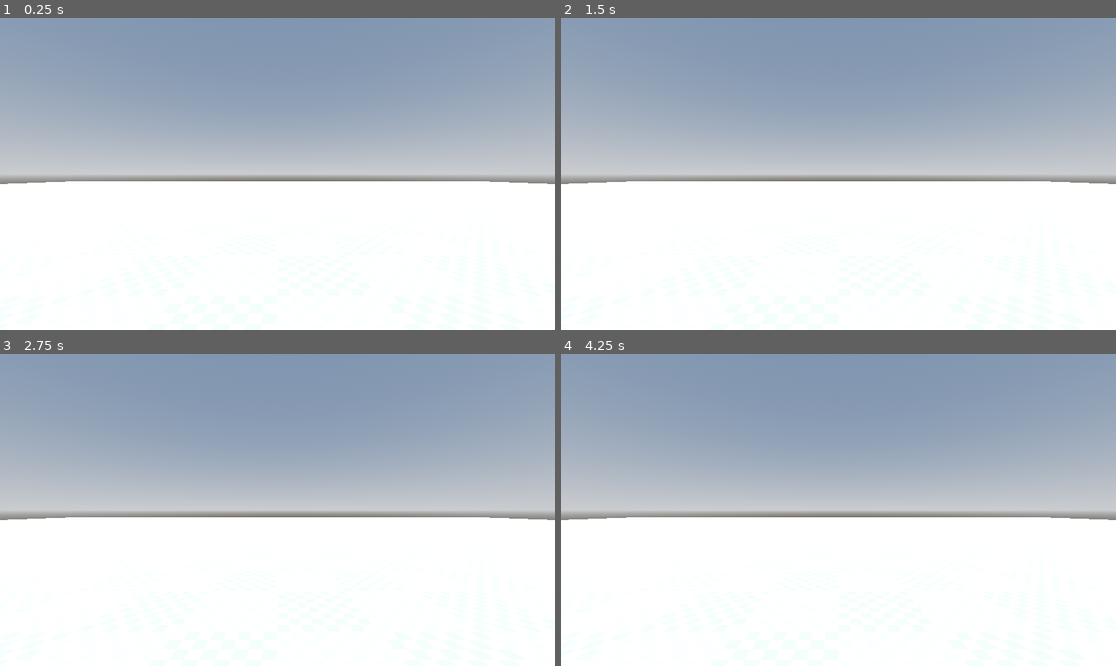
Above: before the commit, frames 1-4 (two rows, left to right).
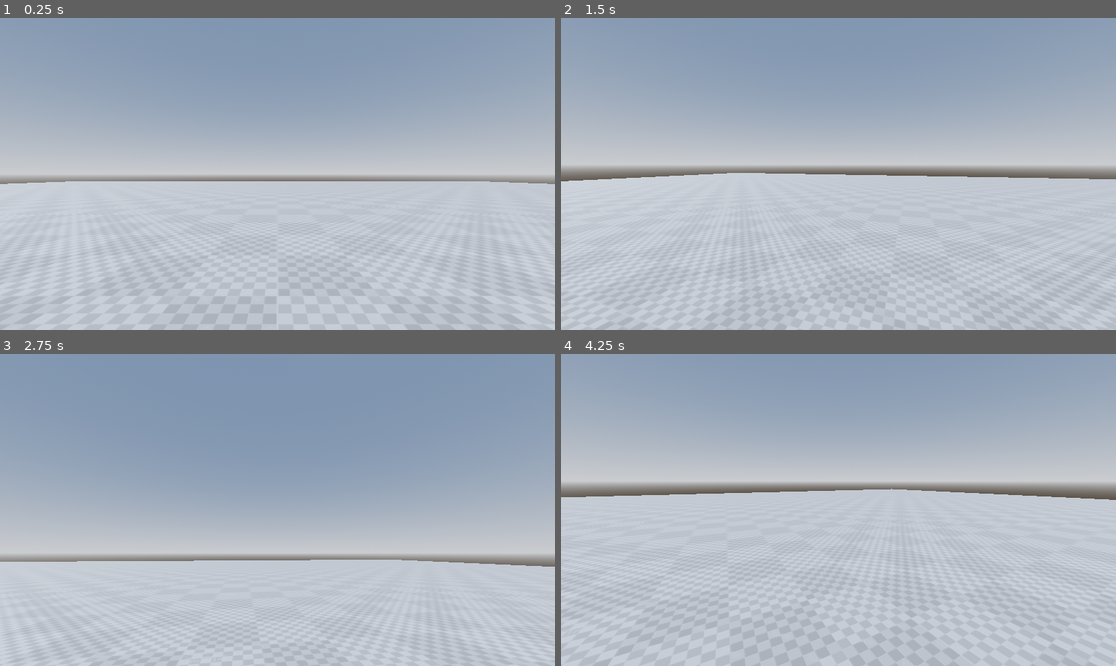
Above: after the commit, the same moments.

Repository: MagmaC4/Envelope
Game: Godot game, scene res://Scenes/master.tscn
Same seed, same stepped clock (60 frames per second), same inputs: the game is played once before the commit and once after it.
Inputs (mouse positions are in pixels of both pictures, inside the frame that each line leads up to):
- Up to frame 1 (0.25 s): no input
- Up to frame 2 (1.5 s): tap Enter at 0.5 s; move the mouse to (960, 158) at 0.52 s; press the mouse at (960, 158) at 0.53 s; hold D (move_right, bound only after the commit) 0.53-1.28 s; tap Space (move_jump, bound only after the commit) at 0.77, 1.07 s; tap Shift (sprint, bound only after the commit) at 0.8, 1.35 s; move the mouse to (727, 189) at 1.27 s; release the mouse at (727, 189) at 1.28 s; hold S (move_backward, bound only after the commit) from 1.28 s (still down)
- Up to frame 3 (2.75 s): tap Space (move_jump, bound only after the commit) at 1.52, 1.55, 1.82, 2.1 s; move the mouse to (333, 441) at 2.02 s; release S (move_backward, bound only after the commit) at 2.03 s; press the mouse at (333, 441) at 2.03 s; hold D (move_right, bound only after the commit) from 2.03 s (still down)
- Up to frame 4 (4.25 s): move the mouse to (810, 572) at 2.77 s; release D (move_right, bound only after the commit) at 2.78 s; release the mouse at (810, 572) at 2.78 s; hold W (move_forward, bound only after the commit) 2.78-3.53 s; click (810, 572) at 2.85 s; tap Space (move_jump, bound only after the commit) at 3.02, 3.32, 3.77, 3.8, 4.07 s; tap Shift (sprint, bound only after the commit) at 3.05 s; move the mouse to (1005, 556) at 3.52 s; hold A (move_left, bound only after the commit) from 3.53 s (still down); hold Shift (sprint, bound only after the commit) from 3.53 s (still down); tap Escape (ui_cancel) at 4.15 s

The runs differ from the first frame. In frame 1, 48% of the frame differs, in the area x 0-100%, y 52-100%; in frame 2, 52%; in frame 3, 60%, in the area x 0-100%, y 36-100%; in frame 4, 55%.

Commit message:
Add basic player movement and camera controls

Diff:
--- a/Assets/Materials/test_grid_1.tres
+++ /dev/null
@@ -1,9 +0,0 @@
-[gd_resource type="StandardMaterial3D" format=3 uid="uid://m8326m50smh5"]
-
-[ext_resource type="Texture2D" uid="uid://d1m3hyrlavu3e" path="res://Assets/Materials/test_grid_1.png" id="1_15w3e"]
-
-[resource]
-albedo_texture = ExtResource("1_15w3e")
-uv1_scale = Vector3(0.2, 0.2, 0.2)
-uv1_triplanar = true
-uv1_world_triplanar = true
--- /dev/null
+++ b/Assets/Materials/test_grid_gray.tres
@@ -0,0 +1,10 @@
+[gd_resource type="StandardMaterial3D" format=3 uid="uid://m8326m50smh5"]
+
+[ext_resource type="Texture2D" uid="uid://db5xsek3jdycq" path="res://Assets/Materials/test_grid.png" id="1_pnxux"]
+
+[resource]
+albedo_color = Color(0.43134022, 0.43134025, 0.43134025, 1)
+albedo_texture = ExtResource("1_pnxux")
+uv1_scale = Vector3(0.2, 0.2, 0.2)
+uv1_triplanar = true
+uv1_world_triplanar = true
--- a/Scenes/master.tscn
+++ b/Scenes/master.tscn
@@ -1,6 +1,6 @@
 [gd_scene format=3 uid="uid://t36gu0pei00o"]
 
-[ext_resource type="Material" uid="uid://m8326m50smh5" path="res://Assets/Materials/test_grid_1.tres" id="1_dla66"]
+[ext_resource type="Material" uid="uid://m8326m50smh5" path="res://Assets/Materials/test_grid_gray.tres" id="1_dla66"]
 [ext_resource type="PackedScene" uid="uid://dkxgf5ykudbxe" path="res://Scenes/player.tscn" id="2_ui57x"]
 
 [sub_resource type="ProceduralSkyMaterial" id="ProceduralSkyMaterial_dla66"]
@@ -27,6 +27,7 @@
 [node name="DirectionalLight3D" type="DirectionalLight3D" parent="." unique_id=1673396798]
 transform = Transform3D(-0.8660254, -0.43301278, 0.25, 0, 0.49999997, 0.86602545, -0.50000006, 0.75, -0.43301266, 0, 0, 0)
 shadow_enabled = true
+metadata/_edit_lock_ = true
 
 [node name="WorldEnvironment" type="WorldEnvironment" parent="." unique_id=1096933158]
 environment = SubResource("Environment_2xxif")
--- a/Scenes/player.tscn
+++ b/Scenes/player.tscn
@@ -1,18 +1,21 @@
 [gd_scene format=3 uid="uid://dkxgf5ykudbxe"]
+
+[ext_resource type="Script" uid="uid://b17vxcw4ug5jq" path="res://Scripts/player_movement.gd" id="1_v0iea"]
+[ext_resource type="Script" uid="uid://4w1m8h5kodfe" path="res://Scripts/camera_control.gd" id="2_cvnsp"]
 
 [sub_resource type="CapsuleMesh" id="CapsuleMesh_f60y1"]
 
 [sub_resource type="CapsuleShape3D" id="CapsuleShape3D_v0iea"]
 
-[node name="Player" type="Node3D" unique_id=674056149]
+[node name="Player" type="CharacterBody3D" unique_id=1001349575]
+script = ExtResource("1_v0iea")
 
 [node name="Camera3D" type="Camera3D" parent="." unique_id=491592900]
 transform = Transform3D(1, 0, 0, 0, 1, 0, 0, 0, 1, 0, 0.5, 0)
+script = ExtResource("2_cvnsp")
 
 [node name="MeshInstance3D" type="MeshInstance3D" parent="." unique_id=1771865676]
 mesh = SubResource("CapsuleMesh_f60y1")
 
-[node name="StaticBody3D" type="StaticBody3D" parent="." unique_id=348352515]
-
-[node name="CollisionShape3D" type="CollisionShape3D" parent="StaticBody3D" unique_id=1217961235]
+[node name="CollisionShape3D" type="CollisionShape3D" parent="." unique_id=1217961235]
 shape = SubResource("CapsuleShape3D_v0iea")
--- /dev/null
+++ b/Scripts/camera_control.gd
@@ -0,0 +1,39 @@
+extends Camera3D
+
+@export var camera_sensitivity_controller := 500
+@export var camera_sensitivity_mouse := 5
+var mouse_input : Vector2 = Vector2.ZERO
+
+# Called when the node enters the scene tree for the first time.
+func _ready():
+	# Lock mouse to window on ready
+	Input.mouse_mode = Input.MOUSE_MODE_CAPTURED
+
+func _physics_process(delta: float) -> void:
+	# Camera rotates only when mouse is focused
+	if (Input.mouse_mode == Input.MOUSE_MODE_CAPTURED):
+		handle_camera(delta)
+
+# Override _input function to keep track of MouseMotion
+# event is a variable that records all InputEvents
+func _input(event: InputEvent) -> void:
+	if event is InputEventMouseMotion:
+		mouse_input = event.relative
+	elif event.is_action_pressed("ui_cancel"):
+		# Unlock mouse to window
+		Input.mouse_mode = Input.MOUSE_MODE_VISIBLE
+	elif event.is_action_pressed("attack"):
+		# Lock mouse to window
+		Input.mouse_mode = Input.MOUSE_MODE_CAPTURED
+
+
+# handle camera rotation with input event (Mouse)
+func handle_camera(delta):
+	var look_input = (-1) * mouse_input
+	look_input = look_input  * camera_sensitivity_mouse * delta
+	# Rotate camera based on look_input vector
+	rotation_degrees.x += look_input.y
+	rotation_degrees.x = clampf(rotation_degrees.x, -90, 90)
+	rotation_degrees.y += look_input.x
+	# Reset mouse_input (necessary or else your mouse will feel like it's sliding)
+	mouse_input = Vector2.ZERO
--- /dev/null
+++ b/Scripts/player_movement.gd
@@ -0,0 +1,40 @@
+extends CharacterBody3D
+
+var SPEED = 3.5
+const JUMP_VELOCITY = 4.5
+@onready var camera : Camera3D = $Camera3D
+
+func _physics_process(delta: float) -> void:
+	# Player movement
+	handle_movement(delta)
+
+func handle_movement(delta):
+	# Add the gravity.
+	if not is_on_floor():
+		velocity += get_gravity() * delta
+
+	# Handle jump.
+	if Input.is_action_just_pressed("move_jump") and is_on_floor():
+		velocity.y = JUMP_VELOCITY
+
+	# Get the input direction and handle the movement/deceleration.
+	# As good practice, you should replace UI actions with custom gameplay actions.
+	var input_dir := Input.get_vector("move_left", "move_right", "move_forward", "move_backward")
+
+	# set direction of movement relative to camera
+	var direction := camera.global_basis * Vector3(input_dir.x, 0, input_dir.y)
+	direction.y = 0 # remove y component of camera direction
+	direction = direction.normalized() # normalize direction
+
+	var sprint_speed = 1
+	if (Input.is_action_pressed("sprint")):
+		sprint_speed = 1.5
+
+	if direction:
+		velocity.x = direction.x * SPEED * sprint_speed
+		velocity.z = direction.z * SPEED * sprint_speed
+	else:
+		velocity.x = move_toward(velocity.x, 0, SPEED)
+		velocity.z = move_toward(velocity.z, 0, SPEED)
+
+	move_and_slide()
--- a/project.godot
+++ b/project.godot
@@ -15,6 +15,48 @@
 config/features=PackedStringArray("4.6", "Forward Plus")
 config/icon="res://Assets/icon.svg"
 
+[input]
+
+move_forward={
+"deadzone": 0.2,
+"events": [Object(InputEventKey,"resource_local_to_scene":false,"resource_name":"","device":-1,"window_id":0,"alt_pressed":false,"shift_pressed":false,"ctrl_pressed":false,"meta_pressed":false,"pressed":false,"keycode":0,"physical_keycode":87,"key_label":0,"unicode":119,"location":0,"echo":false,"script":null)
+, Object(InputEventKey,"resource_local_to_scene":false,"resource_name":"","device":-1,"window_id":0,"alt_pressed":false,"shift_pressed":false,"ctrl_pressed":false,"meta_pressed":false,"pressed":false,"keycode":0,"physical_keycode":4194320,"key_label":0,"unicode":0,"location":0,"echo":false,"script":null)
+]
+}
+move_backward={
+"deadzone": 0.2,
+"events": [Object(InputEventKey,"resource_local_to_scene":false,"resource_name":"","device":-1,"window_id":0,"alt_pressed":false,"shift_pressed":false,"ctrl_pressed":false,"meta_pressed":false,"pressed":false,"keycode":0,"physical_keycode":83,"key_label":0,"unicode":115,"location":0,"echo":false,"script":null)
+, Object(InputEventKey,"resource_local_to_scene":false,"resource_name":"","device":-1,"window_id":0,"alt_pressed":false,"shift_pressed":false,"ctrl_pressed":false,"meta_pressed":false,"pressed":false,"keycode":0,"physical_keycode":4194322,"key_label":0,"unicode":0,"location":0,"echo":false,"script":null)
+]
+}
+move_left={
+"deadzone": 0.2,
+"events": [Object(InputEventKey,"resource_local_to_scene":false,"resource_name":"","device":-1,"window_id":0,"alt_pressed":false,"shift_pressed":false,"ctrl_pressed":false,"meta_pressed":false,"pressed":false,"keycode":0,"physical_keycode":65,"key_label":0,"unicode":97,"location":0,"echo":false,"script":null)
+, Object(InputEventKey,"resource_local_to_scene":false,"resource_name":"","device":-1,"window_id":0,"alt_pressed":false,"shift_pressed":false,"ctrl_pressed":false,"meta_pressed":false,"pressed":false,"keycode":0,"physical_keycode":4194319,"key_label":0,"unicode":0,"location":0,"echo":false,"script":null)
+]
+}
+move_right={
+"deadzone": 0.2,
+"events": [Object(InputEventKey,"resource_local_to_scene":false,"resource_name":"","device":-1,"window_id":0,"alt_pressed":false,"shift_pressed":false,"ctrl_pressed":false,"meta_pressed":false,"pressed":false,"keycode":0,"physical_keycode":68,"key_label":0,"unicode":100,"location":0,"echo":false,"script":null)
+, Object(InputEventKey,"resource_local_to_scene":false,"resource_name":"","device":-1,"window_id":0,"alt_pressed":false,"shift_pressed":false,"ctrl_pressed":false,"meta_pressed":false,"pressed":false,"keycode":0,"physical_keycode":4194321,"key_label":0,"unicode":0,"location":0,"echo":false,"script":null)
+]
+}
+move_jump={
+"deadzone": 0.2,
+"events": [Object(InputEventKey,"resource_local_to_scene":false,"resource_name":"","device":-1,"window_id":0,"alt_pressed":false,"shift_pressed":false,"ctrl_pressed":false,"meta_pressed":false,"pressed":false,"keycode":0,"physical_keycode":32,"key_label":0,"unicode":32,"location":0,"echo":false,"script":null)
+]
+}
+sprint={
+"deadzone": 0.2,
+"events": [Object(InputEventKey,"resource_local_to_scene":false,"resource_name":"","device":-1,"window_id":0,"alt_pressed":false,"shift_pressed":false,"ctrl_pressed":false,"meta_pressed":false,"pressed":false,"keycode":0,"physical_keycode":4194325,"key_label":0,"unicode":0,"location":0,"echo":false,"script":null)
+]
+}
+attack={
+"deadzone": 0.2,
+"events": [Object(InputEventMouseButton,"resource_local_to_scene":false,"resource_name":"","device":-1,"window_id":0,"alt_pressed":false,"shift_pressed":false,"ctrl_pressed":false,"meta_pressed":false,"button_mask":0,"position":Vector2(0, 0),"global_position":Vector2(0, 0),"factor":1.0,"button_index":1,"canceled":false,"pressed":false,"double_click":false,"script":null)
+]
+}
+
 [physics]
 
 3d/physics_engine="Jolt Physics"
Binary file added: Assets/Materials/test_grid.png
Not shown, changed: Assets/Materials/test_grid.png.import
Binary file removed: Assets/Materials/test_grid_1.png
Not shown, added: Scripts/camera_control.gd.uid
Not shown, added: Scripts/player_movement.gd.uid
